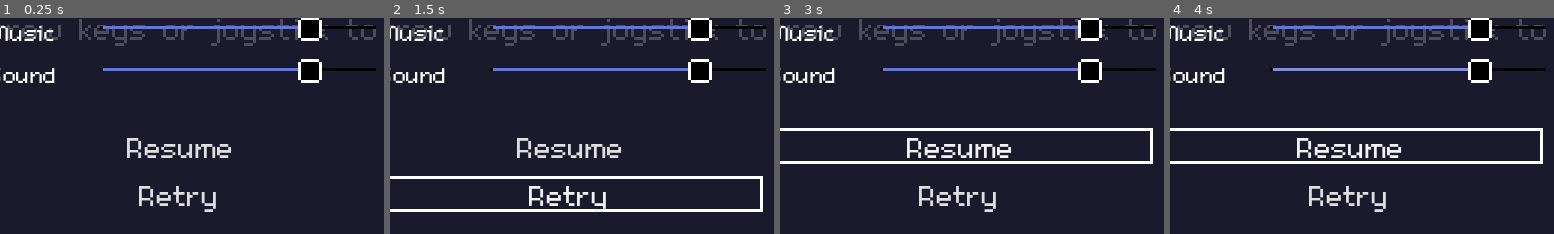
Above: before the commit, frames 1-4 (left to right).
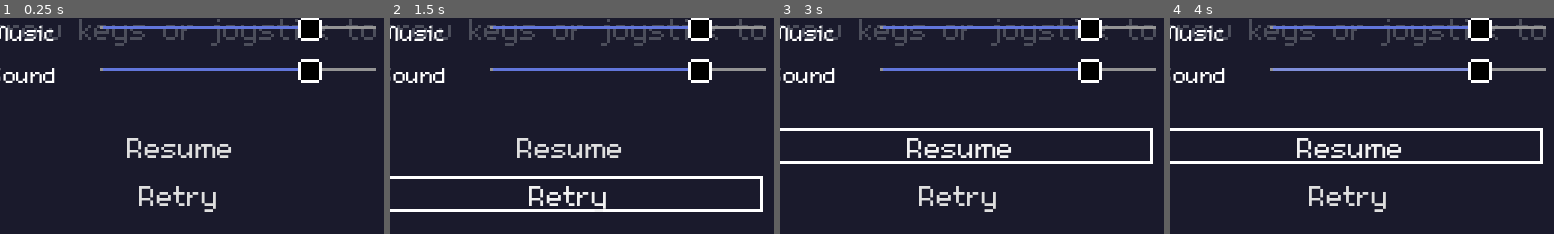
Above: after the commit, the same moments.

Repository: ReusableChopsticks/Platformer2024
Game: Godot game, scene res://scenes/levels/manager/level_manager.tscn
Two runs of this game, one before a commit and one after it. Both use one fixed random seed, a clock stepped at 60 frames per second and the inputs below.
Inputs:
- Up to frame 1 (0.25 s): no input
- Up to frame 2 (1.5 s): click "Retry" at 0.5 s; click "Retry" at 1.25 s
- Up to frame 3 (3 s): click "Retry" at 2 s; click "Resume" at 2.75 s
- Up to frame 4 (4 s): tap Enter at 3.5 s; hold Right (right) from 3.53 s (still down); tap Z (dash) at 3.6 s; tap Up (jump) at 3.77 s
The pictures show only the part of the screen within x 26-76%, y 33-83%; the shares and areas given below are measured in that part.

The runs differ from the first frame. In frame 1, 0.4% of the frame differs, in the area x 26-98%, y 3-25%; in frame 2, 0.4%; in frame 3, 0.4%; in frame 4, 0.4%.

Commit message:
audio sliders linked up

Diff:
--- a/scenes/UI/PauseMenu.gd
+++ b/scenes/UI/PauseMenu.gd
@@ -1,4 +1,6 @@
 extends CanvasLayer
+
+
 
 # Called when the node enters the scene tree for the first time.
 func _ready():
@@ -9,3 +11,12 @@
 func _process(delta):
 	if Input.is_action_just_pressed("ui_cancel"):
 		visible = !visible
+
+
+func _on_music_slider_value_changed(value):
+	AudioServer.set_bus_volume_db(AudioManager.BGM_BUS_ID, linear_to_db(value))
+	AudioServer.set_bus_mute(AudioManager.BGM_BUS_ID, value < 0.05)
+
+func _on_sound_slider_value_changed(value):
+	AudioServer.set_bus_volume_db(AudioManager.SFX_BUS_ID, linear_to_db(value))
+	AudioServer.set_bus_mute(AudioManager.SFX_BUS_ID, value < 0.05)
--- a/scenes/audio/AudioManager.gd
+++ b/scenes/audio/AudioManager.gd
@@ -8,3 +8,6 @@
 @onready var rebound_sfx: AudioStreamPlayer = $PlayerSFX/ReboundSFX
 
 @onready var block_break_sfx: AudioStreamPlayer = $EnvironmentSFX/BlockBreakSFX
+
+@onready var SFX_BUS_ID = AudioServer.get_bus_index("SFX")
+@onready var BGM_BUS_ID = AudioServer.get_bus_index("BGM")
--- a/scenes/audio/audio_manager.tscn
+++ b/scenes/audio/audio_manager.tscn
@@ -43,6 +43,7 @@
 
 [node name="Clair De Lune" type="AudioStreamPlayer" parent="Music"]
 stream = ExtResource("3_ew6me")
+autoplay = true
 bus = &"BGM"
 
 [node name="EnvironmentSFX" type="Node" parent="."]
--- a/scenes/levels/manager/level_manager.tscn
+++ b/scenes/levels/manager/level_manager.tscn
@@ -62,6 +62,7 @@
 bg_color = Color(0.503408, 0.562315, 0.859799, 1)
 
 [sub_resource type="StyleBoxLine" id="StyleBoxLine_2qk6p"]
+color = Color(0.581464, 0.581464, 0.581464, 1)
 
 [sub_resource type="Theme" id="Theme_2teyy"]
 Button/colors/font_color = Color(0.875, 0.875, 0.875, 1)
@@ -93,36 +94,6 @@
 HSlider/styles/grabber_area_highlight = SubResource("StyleBoxFlat_g1s4u")
 HSlider/styles/slider = SubResource("StyleBoxLine_2qk6p")
 Label/font_sizes/font_size = 24
-
-[sub_resource type="Theme" id="Theme_b8767"]
-Button/colors/font_color = Color(0.875, 0.875, 0.875, 1)
-Button/colors/font_disabled_color = Color(0.875, 0.875, 0.875, 0.5)
-Button/colors/font_focus_color = Color(0.95, 0.95, 0.95, 1)
-Button/colors/font_hover_color = Color(0.95, 0.95, 0.95, 1)
-Button/colors/font_hover_pressed_color = Color(1, 1, 1, 1)
-Button/colors/font_outline_color = Color(1, 1, 1, 1)
-Button/colors/font_pressed_color = Color(1, 1, 1, 1)
-Button/colors/icon_disabled_color = Color(1, 1, 1, 0.4)
-Button/colors/icon_focus_color = Color(1, 1, 1, 1)
-Button/colors/icon_hover_color = Color(1, 1, 1, 1)
-Button/colors/icon_hover_pressed_color = Color(1, 1, 1, 1)
-Button/colors/icon_normal_color = Color(1, 1, 1, 1)
-Button/colors/icon_pressed_color = Color(1, 1, 1, 1)
-Button/constants/h_separation = 4
-Button/constants/icon_max_width = 0
-Button/constants/outline_size = 0
-Button/fonts/font = ExtResource("39_qp6aw")
-Button/styles/focus = SubResource("StyleBoxEmpty_tiaex")
-Button/styles/hover = SubResource("StyleBoxFlat_ioy3h")
-Button/styles/normal = SubResource("StyleBoxEmpty_d32yy")
-Button/styles/pressed = SubResource("StyleBoxEmpty_pif44")
-HSlider/icons/grabber = ExtResource("40_wpvlg")
-HSlider/icons/grabber_disabled = ExtResource("40_wpvlg")
-HSlider/icons/grabber_highlight = ExtResource("40_wpvlg")
-HSlider/styles/grabber_area = SubResource("StyleBoxFlat_ipc6h")
-HSlider/styles/grabber_area_highlight = SubResource("StyleBoxFlat_g1s4u")
-HSlider/styles/slider = SubResource("StyleBoxLine_2qk6p")
-Label/font_sizes/font_size = 12
 
 [node name="LevelManager" type="Node"]
 script = ExtResource("1_qejvj")
@@ -161,12 +132,12 @@
 
 [node name="GridContainer" type="GridContainer" parent="PauseMenu/MarginContainer/VBoxContainer"]
 layout_mode = 2
-theme = SubResource("Theme_b8767")
 theme_override_constants/h_separation = 15
 columns = 2
 
 [node name="MusicSliderLabel" type="Label" parent="PauseMenu/MarginContainer/VBoxContainer/GridContainer"]
 layout_mode = 2
+theme_override_font_sizes/font_size = 12
 text = "Music
 "
 horizontal_alignment = 1
@@ -180,6 +151,7 @@
 
 [node name="SoundSliderLabel" type="Label" parent="PauseMenu/MarginContainer/VBoxContainer/GridContainer"]
 layout_mode = 2
+theme_override_font_sizes/font_size = 12
 text = "Sound"
 horizontal_alignment = 1
 
@@ -205,3 +177,6 @@
 layout_mode = 2
 text = "Quit
 "
+
+[connection signal="value_changed" from="PauseMenu/MarginContainer/VBoxContainer/GridContainer/MusicSlider" to="PauseMenu" method="_on_music_slider_value_changed"]
+[connection signal="value_changed" from="PauseMenu/MarginContainer/VBoxContainer/GridContainer/SoundSlider" to="PauseMenu" method="_on_sound_slider_value_changed"]
Not shown: 1 places in scenes/levels/manager/level_manager.tscn that only renumber resources
